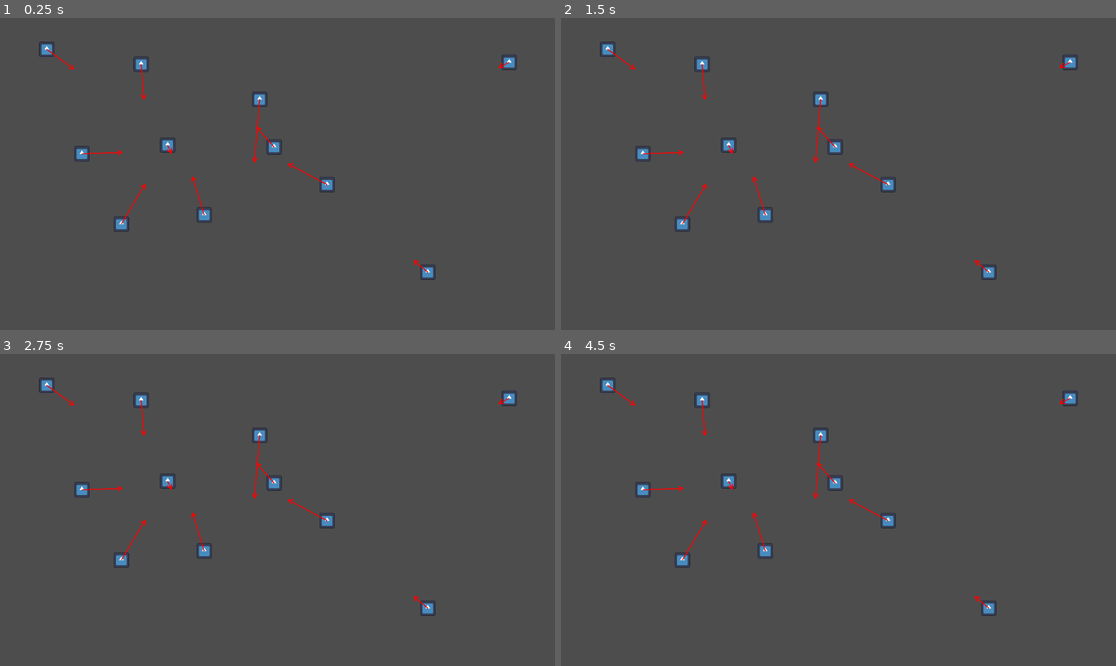
Above: before the commit, frames 1-4 (two rows, left to right).
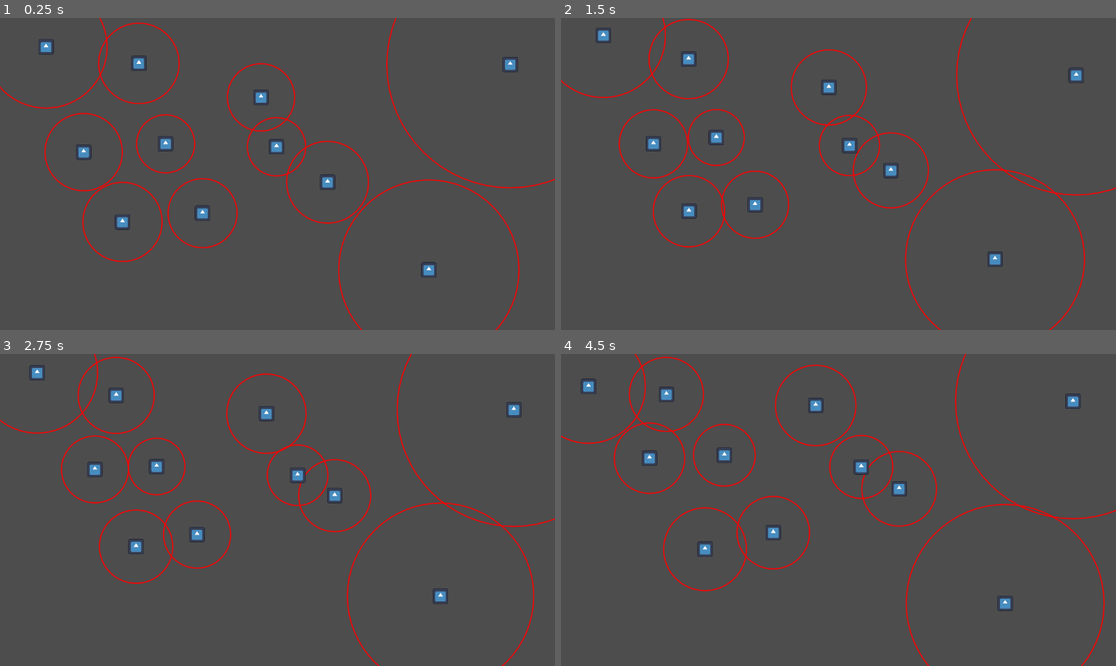
Above: after the commit, the same moments.

Repository: helmasur/conduit_rts
Game: Godot game, scene res://main.tscn
The game is run twice, just before and just after one commit, with the same random seed, the same clock (stepped at 60 frames per second) and the same inputs. The engine's default icon, where the game draws it, is replaced by a stand-in: a white triangle on a blue panel in a dark square.
Inputs:
- Up to frame 1 (0.25 s): no input
- Up to frame 2 (1.5 s): no input
- Up to frame 3 (2.75 s): no input
- Up to frame 4 (4.5 s): no input

The runs differ from the first frame. In frame 1, 3.8% of the frame differs, in the area x 0-100%, y 0-100%; in frame 2, 4.7%; in frame 3, 4.6%; in frame 4, 4.7%.

Commit message:
crowdedness

Diff:
--- a/unit.tscn
+++ b/unit.tscn
@@ -4,29 +4,34 @@
 [ext_resource type="Script" uid="uid://3lfq38iin0t7" path="res://unit_body.gd" id="2_davkp"]
 [ext_resource type="Texture2D" uid="uid://dqcru6qg2a3f0" path="res://icon.svg" id="3_davkp"]
 
+[sub_resource type="RectangleShape2D" id="RectangleShape2D_ctwoc"]
+
 [sub_resource type="CircleShape2D" id="CircleShape2D_5wnup"]
 radius = 1000.0
 
-[sub_resource type="RectangleShape2D" id="RectangleShape2D_ctwoc"]
-
 [node name="Unit" type="Node2D"]
 
-[node name="Sprite2D" type="Sprite2D" parent="."]
+[node name="unit body" type="CharacterBody2D" parent="."]
+motion_mode = 1
+script = ExtResource("2_davkp")
+
+[node name="Sprite2D" type="Sprite2D" parent="unit body"]
 scale = Vector2(0.25, 0.25)
 texture = ExtResource("3_davkp")
 
+[node name="CollisionShape2D" type="CollisionShape2D" parent="unit body"]
+visible = false
+shape = SubResource("RectangleShape2D_ctwoc")
+
 [node name="unit gravity" type="Area2D" parent="."]
-visible = false
+gravity_space_override = 1
+gravity_point = true
+gravity_point_unit_distance = 100.0
+gravity_point_center = Vector2(0, 0)
+gravity_direction = Vector2(0, 0)
+gravity = 100.0
 script = ExtResource("1_ctwoc")
 
 [node name="CollisionShape2D" type="CollisionShape2D" parent="unit gravity"]
 modulate = Color(0.82606, 0.82606, 0.82606, 1)
 shape = SubResource("CircleShape2D_5wnup")
-
-[node name="unit body" type="CharacterBody2D" parent="."]
-motion_mode = 1
-script = ExtResource("2_davkp")
-
-[node name="CollisionShape2D" type="CollisionShape2D" parent="unit body"]
-visible = false
-shape = SubResource("RectangleShape2D_ctwoc")
--- a/unit_body.gd
+++ b/unit_body.gd
@@ -1,25 +1,41 @@
 extends CharacterBody2D
 
-var gravity_vector := Vector2.ZERO  # Sparar senaste gravitationsvektorn
+var space
+
+func _ready() -> void:
+	add_to_group("units")
+	var t = Timer.new()
+	t.wait_time = 2.0
+	t.one_shot = false  # Om du vill att den ska loopa, sätt till false
+	add_child(t)  # Lägg till timern i scenen
+	t.start()
+	t.timeout.connect(_change_direction)  # Korrekt sätt att ansluta signalen
+	_change_direction()
 
 func _physics_process(delta):
-	gravity_vector = get_gravity()  # Hämta gravitationsfältets riktning
-	queue_redraw()  # Ber Godot att rita om noden
-
-	# Om du bara vill läsa av fältet och inte påverkas:
-	velocity = Vector2.ZERO
+	space = calc_free_space_factor()
+	queue_redraw()
 	move_and_slide()
 
 func _draw():
-	if gravity_vector.length() > 0:
-		var start = Vector2.ZERO
-		var end = gravity_vector * 0.5  # Skala upp vektorn för bättre synlighet
+	draw_circle(Vector2.ZERO, space, Color.RED, false, 1, true)
 
-		# Rita linjen
-		draw_line(start, end, Color.RED, 2)
+func _change_direction():
+	velocity = Vector2(randi_range(-100, 100), randi_range(-100, 100))
+	velocity = velocity.normalized()
+	velocity *= 20
 
-		# Rita pilhuvudet
-		var arrow_size = 10
-		var perp = gravity_vector.normalized().orthogonal() * (arrow_size / 2)
-		draw_line(end, end - gravity_vector.normalized() * arrow_size + perp, Color.RED, 2)
-		draw_line(end, end - gravity_vector.normalized() * arrow_size - perp, Color.RED, 2)
+func calc_free_space_factor() -> float:
+	var sp = 0.0
+	var group_name = "units"  # Byt ut mot gruppens namn om det är något annat
+	var my_position = global_position
+
+	var members = get_tree().get_nodes_in_group(group_name)
+
+	for member in members:
+		if member != self:  # Undvik att räkna avståndet till sig själv
+			sp += 1.0 / my_position.distance_to(member.global_position)
+	sp = 1.0 / sp
+	sp = pow(sp, 1.5) / 2.0
+	#print(sp)
+	return sp
--- a/unit_gravity.gd
+++ b/unit_gravity.gd
@@ -1,11 +1,14 @@
 extends Area2D
 
-@export var gravity_strength: float = 200.0  # Justerbar gravitationskraft
-@export var gravity_radius: float = 100.0  # Hur långt fältet sträcker sig
+#@export var gravity_strength: float = 100.0  # Justerbar gravitationskraft
+#@export var gravity_radius: float = 100.0  # Hur långt fältet sträcker sig
 
 func _ready():
-	gravity_point = true  # Fältet är en punktkälla
-	gravity_space_override = Area2D.SPACE_OVERRIDE_COMBINE  # Summan av alla fält
-	gravity_direction = Vector2.ZERO  # Fält pekar alltid mot mittpunkten
-	gravity_point_unit_distance = gravity_radius
-	gravity = gravity_strength
+	pass
+	#gravity_point = true  # Fältet är en punktkälla
+	#gravity_direction = Vector2.ZERO  # Fält pekar alltid mot mittpunkten
+	#gravity_point_unit_distance = gravity_radius
+	#gravity = gravity_strength
+
+func _process(_delta: float) -> void:
+	position = get_parent().get_child(0).position
